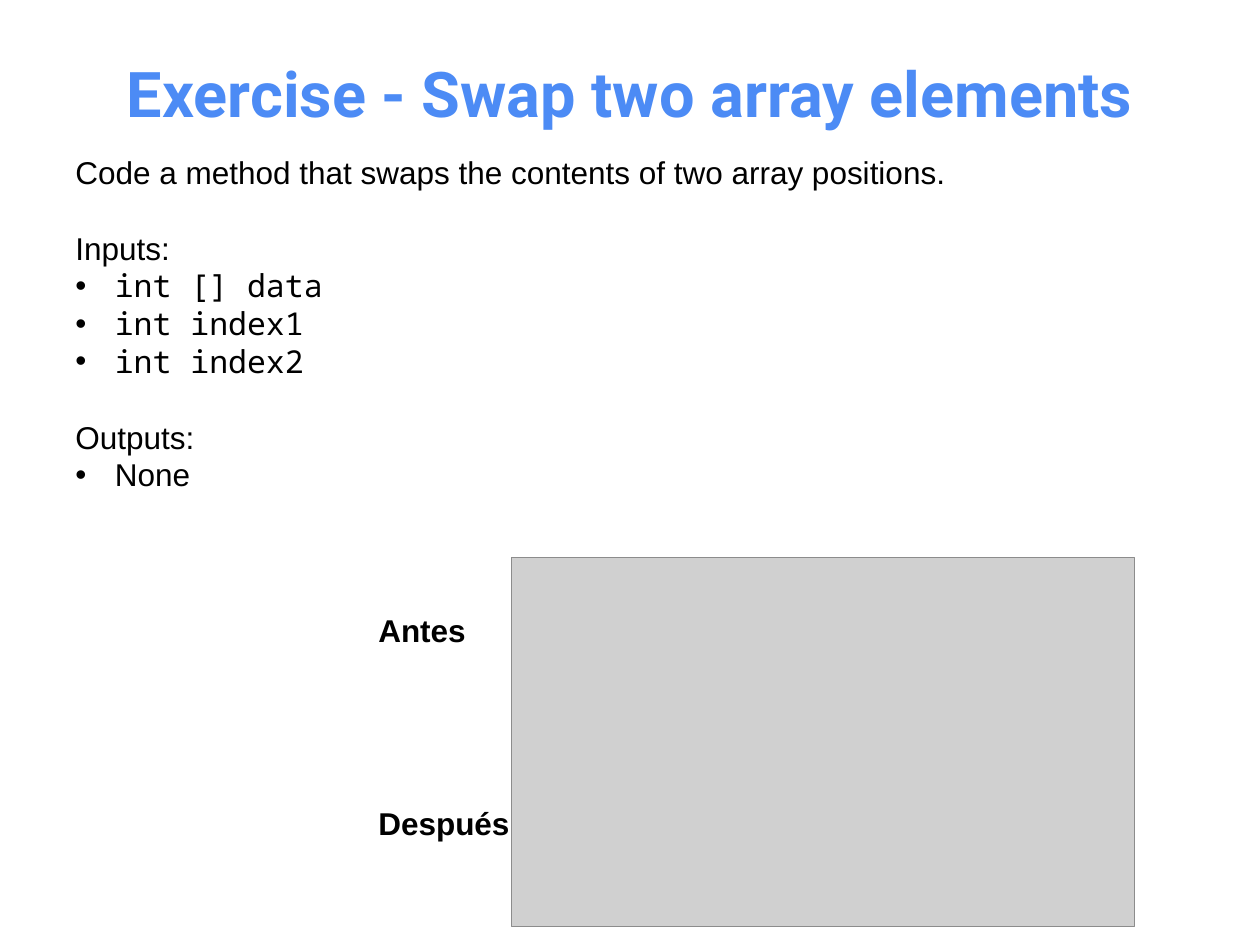
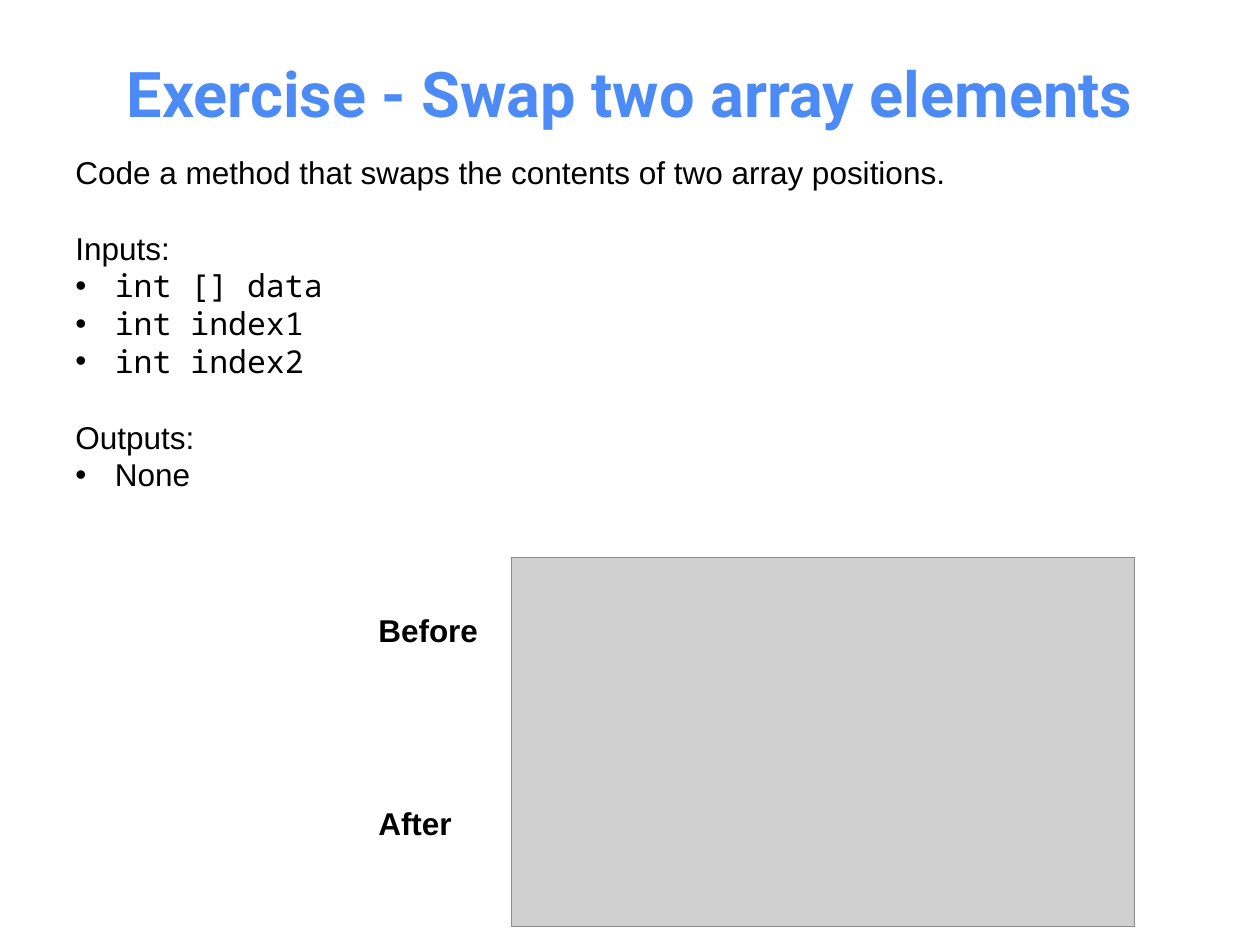
Before and after one commit to OMardil/CS2_2024_EN, a slide deck: slide 11 of M02_Search_and_Sorting_Algorithms/01 Presentacion/M02_PPT-Search and Sorting algorithms.pptx. Drawn at 1260x945 pixels with LibreOffice and Linux fonts; fonts in the diff are those of the drawing; grey boxes stand for pictures. Boxes give left, top, right and bottom in pixels: in the first picture for what was removed or moved away, otherwise in the second. Text is boxed around its words. In the diff, an @@ line names an element or a change of style, - is before the commit and + after.

Commit message:
Update Sorting algorithms PPT

```diff
--- a/M02_Search_and_Sorting_Algorithms/01 Presentacion/M02_PPT-Search and Sorting algorithms.pptx
+++ b/M02_Search_and_Sorting_Algorithms/01 Presentacion/M02_PPT-Search and Sorting algorithms.pptx
@@ text at (378,619,478,643): text changed @@
-Antes
+Before
@@ text at (378,812,451,836): text changed @@
-Después
+After
```
Also in this commit, not shown: 5 other files.
